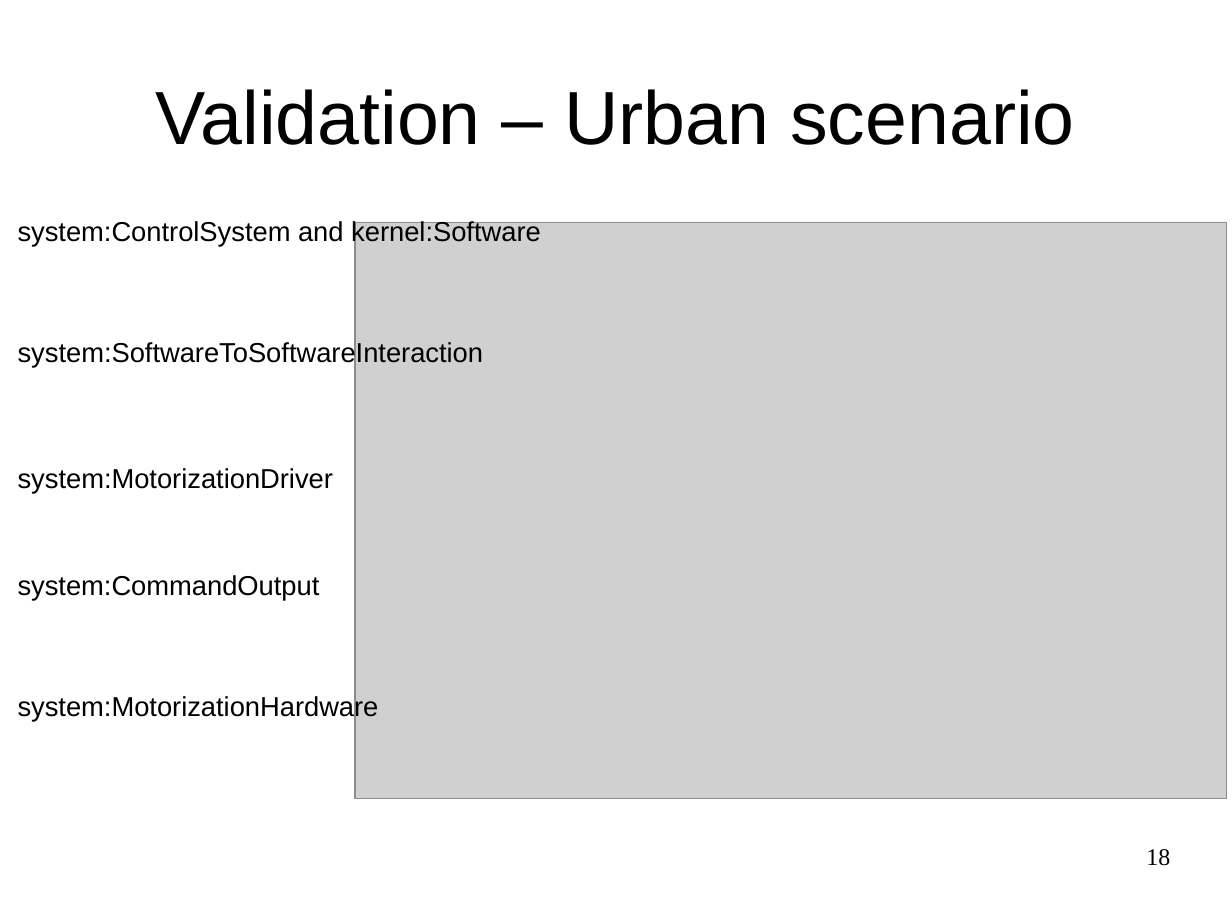
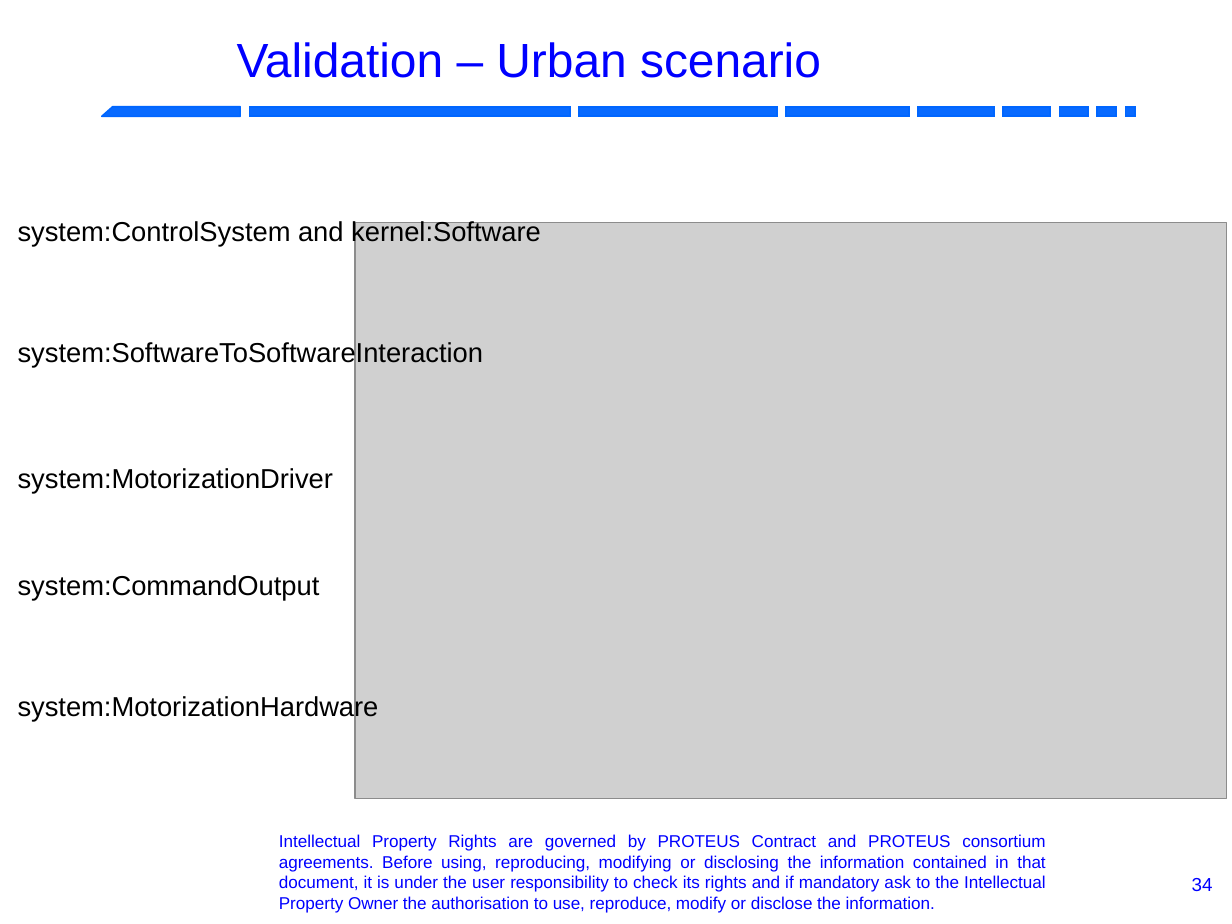
Before and after one commit to RobotML/RobotML, a slide deck: slide 34 of Ontologies/ORA/Meetings/20131103-IROS-Tokyo/R4.1.6-P5.9-ARoboticOntology.odp (slide 18 before the commit). Drawn at 1232x924 pixels with LibreOffice and Linux fonts; fonts in the diff are those of the drawing; grey boxes stand for pictures; background and template pictures are left out. Boxes give left, top, right and bottom in pixels: in the first picture for what was removed or moved away, otherwise in the second. Text is boxed around its words. In the diff, an @@ line names an element or a change of style, - is before the commit and + after.

```diff
--- a/Ontologies/ORA/Meetings/20131103-IROS-Tokyo/R4.1.6-P5.9-ARoboticOntology.odp
+++ b/Ontologies/ORA/Meetings/20131103-IROS-Tokyo/R4.1.6-P5.9-ARoboticOntology.odp
@@ title "Validation – Urban scenario": place and size @@
-title "Validation – Urban scenario" at <box>156,89,1074,145</box>
+title "Validation – Urban scenario" at <box>237,42,821,78</box>
@@ title "Validation – Urban scenario" at <box>237,42,821,78</box>: size 44 to 28 pt, text colour #000000 to #0000FF @@
@@ group added at <box>102,107,1136,117</box>: 8 rectangles, 1 freeform shape @@
@@ text added at <box>279,834,1046,913</box>, 10 pt, text #0000FF @@
+Intellectual Property Rights are governed by PROTEUS Contract and PROTEUS consortium agreements. Before using, reproducing, modifying or disclosing the information contained in that document, it is under the user responsibility to check its rights and if mandatory ask to the Intellectual Property Owner the authorisation to use, reproduce, modify or disclose the information.
@@ page number removed at <box>1146,849,1170,866</box> @@
-18
@@ page number added at <box>1192,878,1213,891</box>, 11 pt, text #0000FF @@
+34
```
Also in this commit, not shown: 18 other slides changed, 16 slides added, 5 slides removed.
